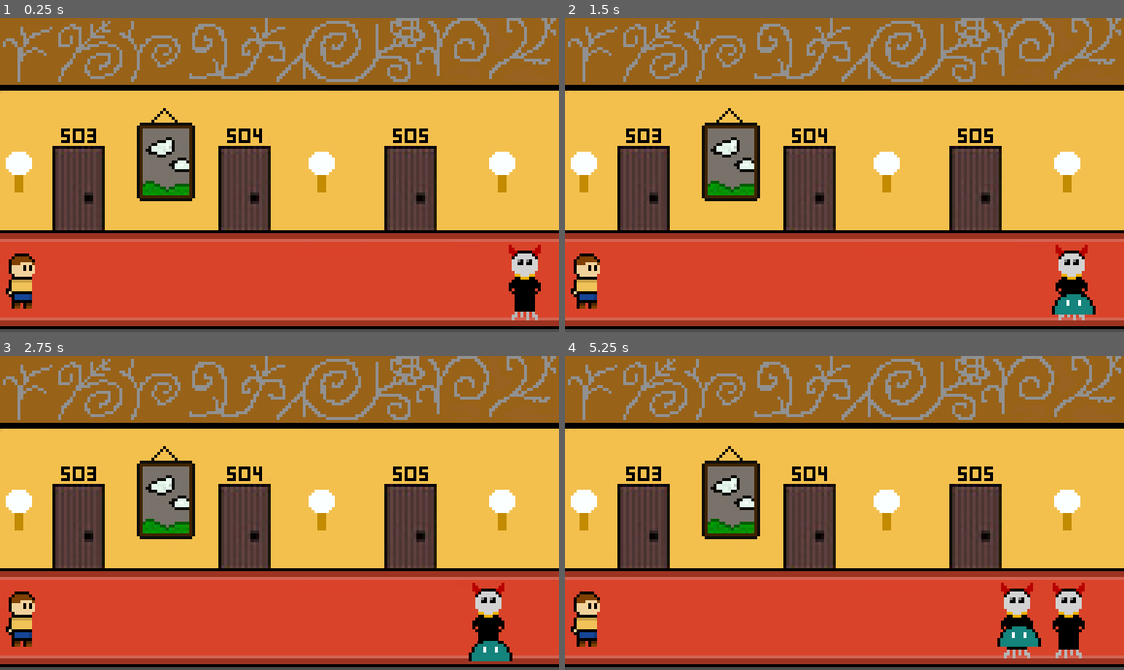
Above: before the commit, frames 1-4 (two rows, left to right).
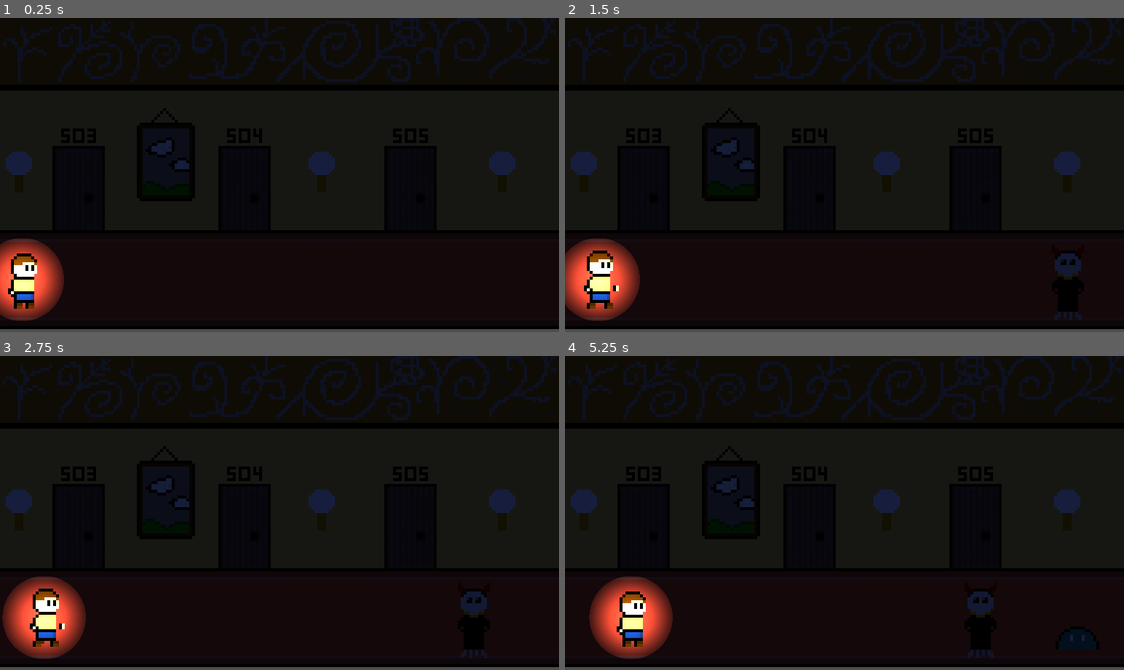
Above: after the commit, the same moments.

Repository: Happy-reindeer007/Hotel-Cali
Game: Godot game, scene res://Scenes/Main.tscn
The game is run twice, just before and just after one commit, with the same random seed, the same clock (stepped at 60 frames per second) and the same inputs.
Inputs:
- Up to frame 1 (0.25 s): no input
- Up to frame 2 (1.5 s): no input
- Up to frame 3 (2.75 s): no input
- Up to frame 4 (5.25 s): tap Space (kill_ghost) at 4.15 s

The runs differ from the first frame. In frame 1, 92% of the frame differs, in the area x 0-100%, y 0-99%; in frame 2, 93%; in frame 3, 93%; in frame 4, 92%.

Commit message:
Adds lighting and player movement
Also some work in progress for killing the mobs

Diff:
--- a/Scenes/Main.tscn
+++ b/Scenes/Main.tscn
@@ -1,8 +1,9 @@
-[gd_scene load_steps=4 format=3 uid="uid://db68y10g0ekti"]
+[gd_scene load_steps=5 format=3 uid="uid://db68y10g0ekti"]
 
-[ext_resource type="Script" path="res://Main.gd" id="1_5g62w"]
+[ext_resource type="Script" path="res://src/Main.gd" id="1_5g62w"]
 [ext_resource type="Texture2D" uid="uid://b1712smywenod" path="res://Assets/Images/Scenes/Corridor.png" id="2_nhhsc"]
 [ext_resource type="PackedScene" uid="uid://cecw46f0sk66n" path="res://Scenes/Player.tscn" id="3_gj2nk"]
+[ext_resource type="Texture2D" uid="uid://cddig3v2uqn6p" path="res://Assets/Images/circle.webp" id="4_kdcdi"]
 
 [node name="Main" type="Node2D"]
 script = ExtResource("1_5g62w")
@@ -14,8 +15,23 @@
 
 [node name="Player" parent="." instance=ExtResource("3_gj2nk")]
 position = Vector2(7, 90)
+metadata/_edit_group_ = true
+
+[node name="PointLight2D" type="PointLight2D" parent="Player"]
+position = Vector2(-4.76837e-07, 1.43051e-06)
+scale = Vector2(1.5, 1.5)
+energy = 1.86
+texture = ExtResource("4_kdcdi")
+texture_scale = 0.01
+metadata/_edit_group_ = true
 
 [node name="MobSpawnerTimer" type="Timer" parent="."]
-wait_time = 0.181
+wait_time = 0.5
+one_shot = true
+autostart = true
 
+[node name="CanvasModulate" type="CanvasModulate" parent="."]
+color = Color(0.0918888, 0.119481, 0.23811, 1)
+
+[connection signal="attack" from="Player" to="." method="_on_player_attack"]
 [connection signal="timeout" from="MobSpawnerTimer" to="." method="_on_mob_spawner_timer_timeout"]
--- a/Scenes/Mob.tscn
+++ b/Scenes/Mob.tscn
@@ -1,7 +1,7 @@
 [gd_scene load_steps=18 format=3 uid="uid://6eor1nf8pj63"]
 
 [ext_resource type="Texture2D" uid="uid://brlmydo4ywxan" path="res://Assets/Images/Sprites/Blob/Blob1.png" id="1_bl0y7"]
-[ext_resource type="Script" path="res://Scenes/mob.gd" id="1_it6x1"]
+[ext_resource type="Script" path="res://src/mob.gd" id="1_it6x1"]
 [ext_resource type="Texture2D" uid="uid://ldb545k2dpns" path="res://Assets/Images/Sprites/Blob/Blob2.png" id="2_3upu4"]
 [ext_resource type="Texture2D" uid="uid://ut71gi1x7w8e" path="res://Assets/Images/Sprites/Blob/Blob3.png" id="3_aph1j"]
 [ext_resource type="Texture2D" uid="uid://bqnlvh5rusq5x" path="res://Assets/Images/Sprites/Blob/Blob4.png" id="4_w8dj6"]
--- a/Scenes/Player.tscn
+++ b/Scenes/Player.tscn
@@ -1,12 +1,22 @@
-[gd_scene load_steps=7 format=3 uid="uid://cecw46f0sk66n"]
+[gd_scene load_steps=10 format=3 uid="uid://cecw46f0sk66n"]
 
+[ext_resource type="Script" path="res://src/player.gd" id="1_cwkgd"]
 [ext_resource type="Texture2D" uid="uid://dxvmf7vsi0e38" path="res://Assets/Images/Sprites/MainCharacter/WalkAnimation/WalkRight/WalkRight - Layer 1 - 0.png" id="1_ufwy8"]
+[ext_resource type="Texture2D" uid="uid://dpojletq8o1yl" path="res://Assets/Images/Sprites/MainCharacter/kill_ghost.png" id="2_ekpay"]
 [ext_resource type="Texture2D" uid="uid://rej3t37j0nar" path="res://Assets/Images/Sprites/MainCharacter/WalkAnimation/WalkRight/WalkRight - Layer 1 - 1.png" id="2_glkl0"]
 [ext_resource type="Texture2D" uid="uid://bnx637lput24d" path="res://Assets/Images/Sprites/MainCharacter/WalkAnimation/WalkRight/WalkRight - Layer 1 - 2.png" id="3_1yy8u"]
 [ext_resource type="Texture2D" uid="uid://d0ykwk081nxb" path="res://Assets/Images/Sprites/MainCharacter/WalkAnimation/WalkRight/WalkRight - Layer 1 - 3.png" id="4_4fik4"]
 
 [sub_resource type="SpriteFrames" id="SpriteFrames_naugv"]
 animations = [{
+"frames": [{
+"duration": 1.0,
+"texture": ExtResource("2_ekpay")
+}],
+"loop": true,
+"name": &"kill_ghost",
+"speed": 5.0
+}, {
 "frames": [{
 "duration": 1.0,
 "texture": ExtResource("1_ufwy8")
@@ -28,12 +38,23 @@
 [sub_resource type="RectangleShape2D" id="RectangleShape2D_bwt5x"]
 size = Vector2(10, 19)
 
+[sub_resource type="CircleShape2D" id="CircleShape2D_l45wm"]
+radius = 14.1421
+
 [node name="Player" type="Area2D"]
+script = ExtResource("1_cwkgd")
 
 [node name="AnimatedSprite2D" type="AnimatedSprite2D" parent="."]
 sprite_frames = SubResource("SpriteFrames_naugv")
-animation = &"walk"
+animation = &"kill_ghost"
 
-[node name="CollisionShape2D" type="CollisionShape2D" parent="."]
+[node name="BodyCollision" type="CollisionShape2D" parent="."]
 position = Vector2(0, 0.5)
 shape = SubResource("RectangleShape2D_bwt5x")
+
+[node name="KillCooldown" type="Timer" parent="."]
+
+[node name="Lightarea" type="Area2D" parent="."]
+
+[node name="CollisionShape2D" type="CollisionShape2D" parent="Lightarea"]
+shape = SubResource("CircleShape2D_l45wm")
--- a/project.godot
+++ b/project.godot
@@ -14,7 +14,7 @@
 run/main_scene="res://Scenes/Main.tscn"
 config/features=PackedStringArray("4.3", "Forward Plus")
 boot_splash/image="res://Assets/Images/Scenes/1stScene/GameCover.png"
-config/icon="res://icon.svg"
+config/icon="res://Assets/Images/Scenes/1stScene/GameCover.png"
 
 [display]
 
--- a/Main.gd
+++ b/src/Main.gd
@@ -1,11 +1,11 @@
 extends Node2D
 
-var new_mob = load("res://Scenes/Mob.tscn")
+var new_mob = preload("res://Scenes/Mob.tscn")
 var rng = RandomNumberGenerator.new()
 
 # Called when the node enters the scene tree for the first time.
 func _ready() -> void:
-	$MobSpawnerTimer.start()
+	pass
 
 
 # Called every frame. 'delta' is the elapsed time since the previous frame.
@@ -13,10 +13,9 @@
 	pass
 
 
-
 func _on_mob_spawner_timer_timeout() -> void:
 	# Randomizes the time it takes for a mob to spawn
-	var randfloat = rng.randf_range(3.0, 5.0)
+	var randfloat = rng.randf_range(3.0, 9.0)
 	$MobSpawnerTimer.wait_time = randfloat
 
 	# Creates an instance of the mob and sets position
@@ -30,3 +29,8 @@
 
 	# Add child
 	add_child(mob_instance)
+	$MobSpawnerTimer.start()
+
+
+func _on_player_attack() -> void:
+	pass # Replace with function body.
--- /dev/null
+++ b/src/mob.gd
@@ -0,0 +1,11 @@
+extends Area2D
+
+
+# Called when the node enters the scene tree for the first time.
+func _ready() -> void:
+	pass # Replace with function body.
+
+
+# Called every frame. 'delta' is the elapsed time since the previous frame.
+func _process(delta: float) -> void:
+		position.x -= 8 * delta
--- a/Scenes/mob.gd
+++ b/src/player.gd
@@ -1,12 +1,17 @@
 extends Area2D
-var velocity = Vector2.ZERO
+
+signal attack
 
 # Called when the node enters the scene tree for the first time.
 func _ready() -> void:
-	pass # Replace with function body.
+	$AnimatedSprite2D.play("walk")
+
 
 
 # Called every frame. 'delta' is the elapsed time since the previous frame.
 func _process(delta: float) -> void:
-	position.x -= 5 * delta
-	pass
+	position.x += 0.05
+	if Input.is_action_pressed("kill_ghost"):
+		if $KillCooldown.time_left == 0:
+			$KillCooldown.start()
+			pass
Binary file added: Assets/Images/Sprites/MainCharacter/kill_ghost.png
Not shown, added: Assets/Images/Sprites/MainCharacter/kill_ghost.png.import
Binary file added: Assets/Images/circle.png
Not shown, added: Assets/Images/circle.png.import
Binary file added: Assets/Images/circle.webp
Not shown, added: Assets/Images/circle.webp.import
